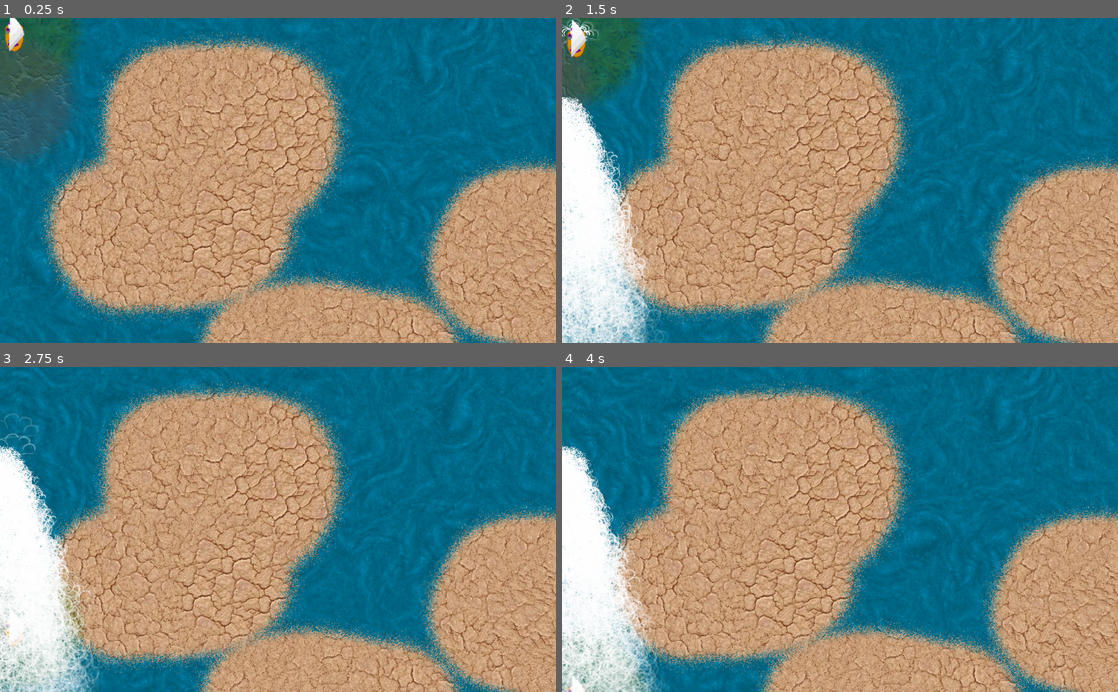
Above: before the commit, frames 1-4 (two rows, left to right).
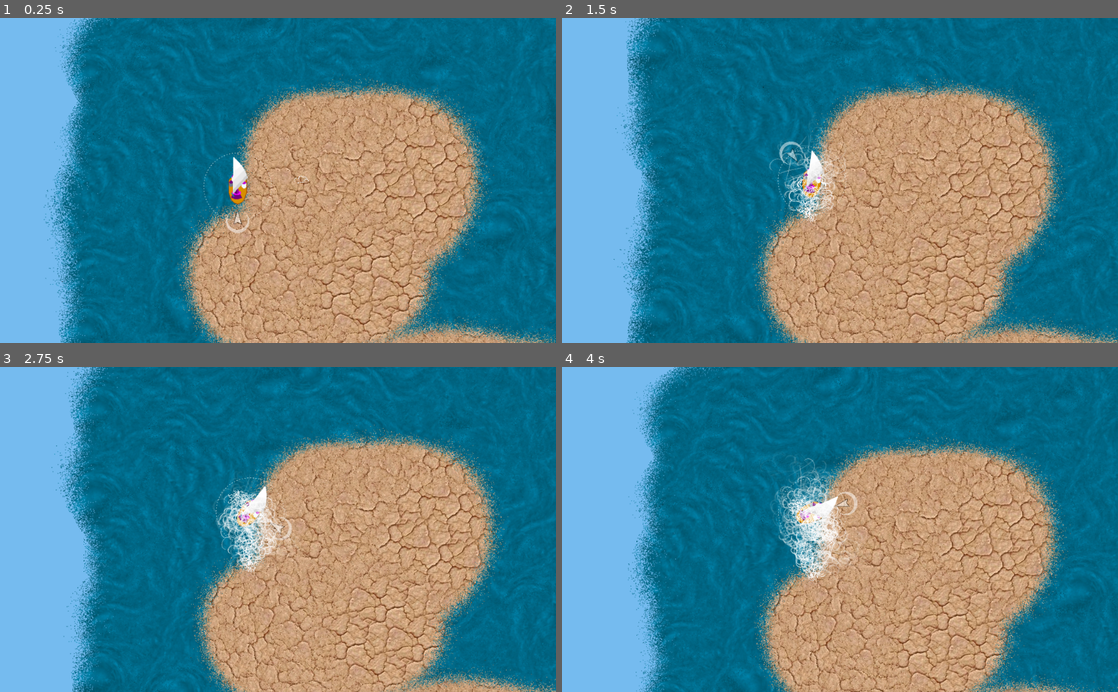
Above: after the commit, the same moments.

Repository: derhannesb/mergicians
Game: Godot game, scene res://scenes/main.tscn
Two runs of this game, one before a commit and one after it. Both use one fixed random seed, a clock stepped at 60 frames per second and the inputs below.
Inputs:
- Up to frame 1 (0.25 s): no input
- Up to frame 2 (1.5 s): hold D (right) 0.53-1.28 s; hold Space (action) 0.53-1.28 s; hold S (down) from 1.28 s (still down); tap Space (action) at 1.35 s
- Up to frame 3 (2.75 s): release S (down) at 2.03 s; hold D (right) from 2.03 s (still down); hold Space (action) from 2.03 s (still down)
- Up to frame 4 (4 s): release D (right) at 2.78 s; release Space (action) at 2.78 s; hold W (up) 2.78-3.53 s; tap Space (action) at 2.85 s; hold A (left) from 3.53 s (still down); hold Space (action) from 3.53 s (still down)

The runs differ from the first frame. In frame 1, 72% of the frame differs, in the area x 0-100%, y 0-100%; in frame 2, 73%; in frame 3, 74%; in frame 4, 74%.

Commit message:
add basic gameplay

Diff:
--- a/scenes/Ship.gd
+++ b/scenes/Ship.gd
@@ -1,30 +1,32 @@
 extends RigidBody2D
 
 var pl_wind_generator = preload("res://scenes/WindGenerator.tscn")
+var cooldown = 0
 
 func _ready():
 	pass
 
 func _physics_process(delta):
-	if Input.is_action_pressed("up"):
-		apply_impulse(Vector2(0,0), Vector2(0,-10))
+	if (cooldown > 0):
+		cooldown -= delta
+	else:
+		cooldown = 0
+
+
 	if Input.is_action_pressed("right"):
-		$PlacementCircle.rotation_degrees += 1
-		#apply_impulse(Vector2(0,0), Vector2(10,0))
-
-	if Input.is_action_pressed("down"):
-		apply_impulse(Vector2(0,0), Vector2(0,10))
+		$PlacementCircle.rotation_degrees += 3
 	if Input.is_action_pressed("left"):
-		$PlacementCircle.rotation_degrees -= 1
+		$PlacementCircle.rotation_degrees -= 3
 	if Input.is_action_pressed("left_secondary"):
-		$PlacementCircle/PlacementCircleRotation.rotation_degrees -= 1
+		$PlacementCircle/PlacementCircleRotation.rotation_degrees -= 4
 	if Input.is_action_pressed("right_secondary"):
-		$PlacementCircle/PlacementCircleRotation.rotation_degrees += 1
-	if Input.is_action_pressed("action"):
+		$PlacementCircle/PlacementCircleRotation.rotation_degrees += 4
+	if Input.is_action_pressed("action") && cooldown == 0:
 		var wind_generator = pl_wind_generator.instance()
 		wind_generator.position = $PlacementCircle/PlacementCircleRotation.global_position
-		wind_generator.rotation = $PlacementCircle/PlacementCircleRotation.rotation
+		wind_generator.rotation = $PlacementCircle/PlacementCircleRotation.global_rotation - PI
 		get_parent().add_child(wind_generator)
+		cooldown = 1
 
 		#apply_impulse(Vector2(0,0), Vector2(-10,0))
 	#$Trail/TrailParticles.lifetime = linear_velocity.length() / 20
--- /dev/null
+++ b/scenes/WindGenerator.gd
@@ -0,0 +1,12 @@
+extends Node2D
+
+export var strength = 0.01
+
+func _ready():
+	pass
+
+func _physics_process(delta):
+	if $RayCast2D.is_colliding():
+		var collider = $RayCast2D.get_collider()
+		if (collider.is_in_group("ship")):
+			collider.apply_impulse(Vector2(0,0), $Target.position.rotated(rotation)*strength)
--- a/scenes/WindGenerator.tscn
+++ b/scenes/WindGenerator.tscn
@@ -1,32 +1,33 @@
-[gd_scene load_steps=7 format=2]
+[gd_scene load_steps=9 format=2]
 
-[ext_resource path="res://gfx/cloud-shape3.png" type="Texture" id=1]
+[ext_resource path="res://scenes/WindGenerator.gd" type="Script" id=1]
+[ext_resource path="res://gfx/cloud-shape3.png" type="Texture" id=2]
 
-[sub_resource type="Gradient" id=7]
+[sub_resource type="Gradient" id=1]
 
 offsets = PoolRealArray( 0, 1 )
 colors = PoolColorArray( 1, 1, 1, 1, 1, 1, 1, 0 )
 
-[sub_resource type="GradientTexture" id=8]
+[sub_resource type="GradientTexture" id=2]
 
 flags = 4
-gradient = SubResource( 7 )
+gradient = SubResource( 1 )
 width = 2048
 
-[sub_resource type="Curve" id=9]
+[sub_resource type="Curve" id=3]
 
 min_value = 0.0
 max_value = 1.0
 bake_resolution = 100
 _data = [ Vector2( 0, 0.0045352 ), 0.0, 0.0, 0, 0, Vector2( 1, 1 ), 0.197484, 0.0, 0, 0 ]
 
-[sub_resource type="CurveTexture" id=10]
+[sub_resource type="CurveTexture" id=4]
 
 flags = 4
 width = 2048
-curve = SubResource( 9 )
+curve = SubResource( 3 )
 
-[sub_resource type="ParticlesMaterial" id=11]
+[sub_resource type="ParticlesMaterial" id=5]
 
 render_priority = 0
 trail_divisor = 2
@@ -66,17 +67,38 @@
 anim_loop = false
 _sections_unfolded = [ "Angle", "Angular Velocity", "Animation", "Color", "Gravity", "Hue Variation", "Initial Velocity", "Linear Accel", "Orbit Velocity", "Scale", "Trail" ]
 
+[sub_resource type="Animation" id=6]
+
+resource_name = "Scan"
+length = 0.6
+loop = true
+step = 0.15
+tracks/0/type = "value"
+tracks/0/path = NodePath("RayCast2D:rotation_degrees")
+tracks/0/interp = 1
+tracks/0/loop_wrap = true
+tracks/0/imported = false
+tracks/0/enabled = true
+tracks/0/keys = {
+"times": PoolRealArray( 0, 0.15, 0.3 ),
+"transitions": PoolRealArray( 1, 1, 1 ),
+"update": 0,
+"values": [ 15.0, 0.0, -30.0 ]
+}
+
 [node name="WindGenerator" type="Node2D"]
 
 position = Vector2( 368.23, 118.955 )
+script = ExtResource( 1 )
 _sections_unfolded = [ "Transform" ]
+strength = 0.01
 
 [node name="Particles2D" type="Particles2D" parent="." index="0"]
 
-scale = Vector2( 0.25, 0.25 )
+scale = Vector2( 0.2, 0.2 )
 emitting = true
-amount = 256
-lifetime = 5.0
+amount = 128
+lifetime = 3.0
 one_shot = false
 preprocess = 5.0
 speed_scale = 1.0
@@ -87,9 +109,32 @@
 visibility_rect = Rect2( -100, -100, 200, 200 )
 local_coords = true
 draw_order = 0
-process_material = SubResource( 11 )
-texture = ExtResource( 1 )
+process_material = SubResource( 5 )
+texture = ExtResource( 2 )
 normal_map = null
 h_frames = 1
 v_frames = 1
-_sections_unfolded = [ "Material", "Process Material", "Textures", "Transform" ]
+_sections_unfolded = [ "Material", "Process Material", "Textures", "Time", "Transform" ]
+
+[node name="RayCast2D" type="RayCast2D" parent="." index="1"]
+
+rotation = 0.016979
+enabled = true
+exclude_parent = true
+cast_to = Vector2( 0, 150 )
+collision_mask = 1
+_sections_unfolded = [ "Transform" ]
+
+[node name="Target" type="Node2D" parent="." index="2"]
+
+position = Vector2( -0.215759, 64.295 )
+
+[node name="AnimationPlayer" type="AnimationPlayer" parent="." index="3"]
+
+root_node = NodePath("..")
+autoplay = "Scan"
+playback_process_mode = 1
+playback_default_blend_time = 0.0
+playback_speed = 1.0
+anims/Scan = SubResource( 6 )
+blend_times = [  ]
--- a/scenes/main.tscn
+++ b/scenes/main.tscn
@@ -2,8 +2,8 @@
 
 [ext_resource path="res://scenes/Terrain.gd" type="Script" id=1]
 [ext_resource path="res://scenes/Ship.gd" type="Script" id=2]
-[ext_resource path="res://gfx/landscape-grass.png" type="Texture" id=3]
-[ext_resource path="res://gfx/landscape-rocks.png" type="Texture" id=4]
+[ext_resource path="res://gfx/compass.png" type="Texture" id=3]
+[ext_resource path="res://gfx/arrow.png" type="Texture" id=4]
 [ext_resource path="res://gfx/cloud-shape3.png" type="Texture" id=5]
 [ext_resource path="res://gfx/WizardBoat.png" type="Texture" id=6]
 [ext_resource path="res://gfx/Sail.png" type="Texture" id=7]
@@ -83,10 +83,11 @@
 
 script = ExtResource( 1 )
 
-[node name="Ship" type="RigidBody2D" parent="." index="1"]
+[node name="Ship" type="RigidBody2D" parent="." index="1" groups=[
+"ship",
+]]
 
-editor/display_folded = true
-position = Vector2( 26.3652, 29.89 )
+position = Vector2( 299.754, 213.451 )
 input_pickable = false
 collision_layer = 1
 collision_mask = 1
@@ -107,19 +108,48 @@
 angular_damp = -1.0
 script = ExtResource( 2 )
 
-[node name="PlacementCircle" type="Sprite" parent="Ship" index="0"]
+[node name="Camera2D" type="Camera2D" parent="Ship" index="0"]
 
+anchor_mode = 1
+rotating = false
+current = true
+zoom = Vector2( 1, 1 )
+limit_left = -10000000
+limit_top = -10000000
+limit_right = 10000000
+limit_bottom = 10000000
+limit_smoothed = true
+drag_margin_h_enabled = true
+drag_margin_v_enabled = true
+smoothing_enabled = true
+smoothing_speed = 5.0
+offset_v = 0.0
+offset_h = 0.0
+drag_margin_left = 0.1
+drag_margin_top = 0.1
+drag_margin_right = 0.1
+drag_margin_bottom = 0.1
+editor_draw_screen = true
+editor_draw_limits = true
+editor_draw_drag_margin = false
+_sections_unfolded = [ "Drag Margin", "Editor", "Limit", "Smoothing" ]
+
+[node name="PlacementCircle" type="Sprite" parent="Ship" index="1"]
+
+editor/display_folded = true
 modulate = Color( 1, 1, 1, 0.492902 )
-position = Vector2( 2.37486, -0.647165 )
+scale = Vector2( 0.25, 0.25 )
 texture = ExtResource( 3 )
-_sections_unfolded = [ "Visibility" ]
+_sections_unfolded = [ "Transform", "Visibility" ]
 
 [node name="PlacementCircleRotation" type="Sprite" parent="Ship/PlacementCircle" index="0"]
 
-position = Vector2( -0.503633, 119.865 )
+position = Vector2( 0, 255 )
+scale = Vector2( 0.75, 0.75 )
 texture = ExtResource( 4 )
+_sections_unfolded = [ "Transform" ]
 
-[node name="Trail" type="Node2D" parent="Ship" index="1"]
+[node name="Trail" type="Node2D" parent="Ship" index="2"]
 
 editor/display_folded = true
 rotation = -3.14159
@@ -147,16 +177,16 @@
 v_frames = 1
 _sections_unfolded = [ "Drawing", "Process Material", "Time" ]
 
-[node name="CollisionShape2D" type="CollisionShape2D" parent="Ship" index="2"]
+[node name="CollisionShape2D" type="CollisionShape2D" parent="Ship" index="3"]
 
 shape = SubResource( 6 )
 
-[node name="Ship" type="Sprite" parent="Ship" index="3"]
+[node name="Ship" type="Sprite" parent="Ship" index="4"]
 
 texture = ExtResource( 6 )
 _sections_unfolded = [ "Material", "Visibility" ]
 
-[node name="Sail" type="Sprite" parent="Ship" index="4"]
+[node name="Sail" type="Sprite" parent="Ship" index="5"]
 
-position = Vector2( 5.05684, -2.82853 )
+position = Vector2( 4.82962, -20.5531 )
 texture = ExtResource( 7 )
Not shown: 1 places in scenes/WindGenerator.tscn that only renumber resources
